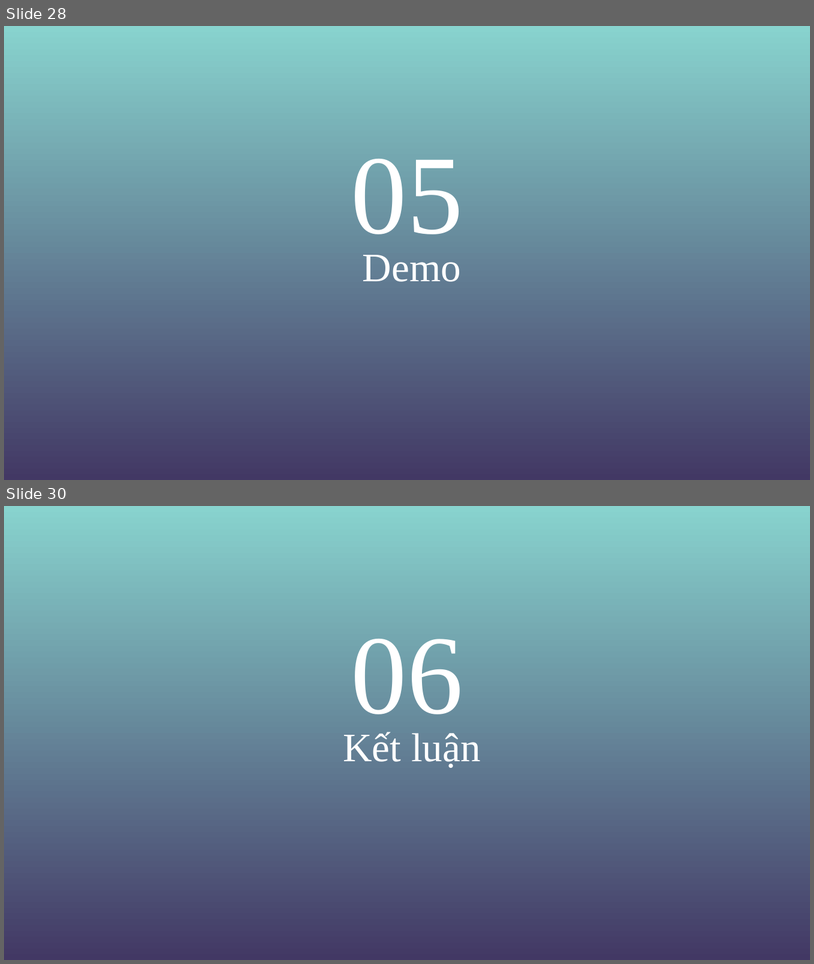
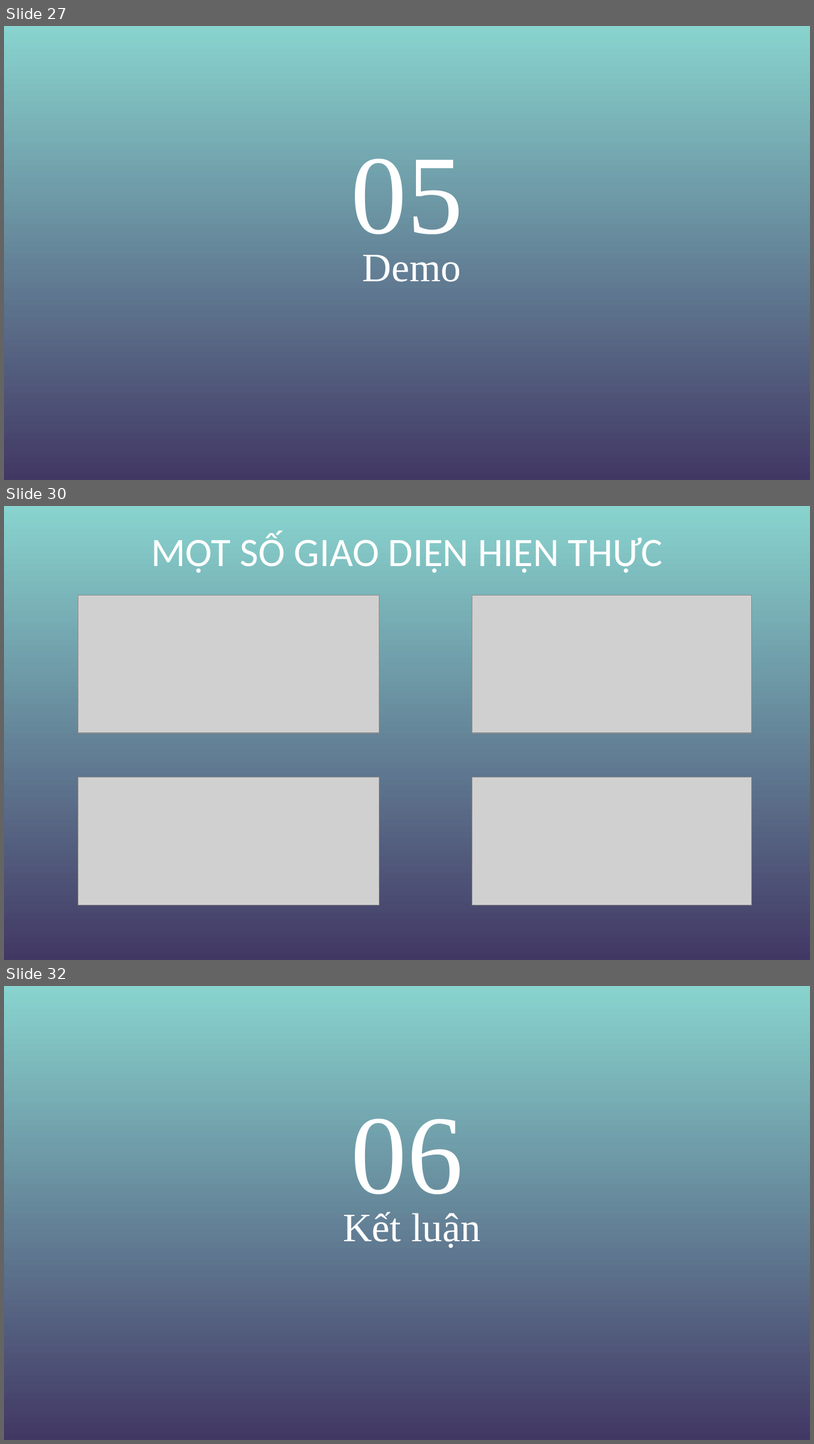
Before and after one commit to hoangtienmanhduc/Nhom14_KienTrucThietKePhanMem-, a slide deck: KTVTKPM.pptx. Shown one above the other, each under a label of ours: slides 28 and 30 before the commit, slides 27, 30 and 32 after it; the slides between them are not shown. The pictures are 814x964 and 814x1444 pixels, drawn with LibreOffice and Linux fonts; fonts in the diff are those of the drawing; grey boxes stand for pictures; background and template pictures are left out. Boxes give left, top, right and bottom in pixels: in the first picture for what was removed or moved away, otherwise in the second. Text is boxed around its words. In the diff, an @@ line names an element or a change of style, - is before the commit and + after.

```diff
--- a/KTVTKPM.pptx
+++ b/KTVTKPM.pptx
@@ slide 30 added at (4, 506, 810, 960), background gradient #88D3CE to #423864 @@
@@ title added at (152, 533, 663, 573), 36 pt, text #FFFFFF @@
+MỘT SỐ GIAO DIỆN HIỆN THỰC
@@ picture added at (78, 595, 379, 733) @@
@@ picture added at (473, 595, 752, 733) @@
@@ picture added at (78, 777, 379, 905) @@
@@ picture added at (473, 777, 752, 905) @@
@@ what was slide 28 is now slide 27 @@
@@ what was slide 30 is now slide 32 @@
```
Also in this commit, not shown: 5 slides changed, 3 other slides added, 3 slides removed, 1 other file.
